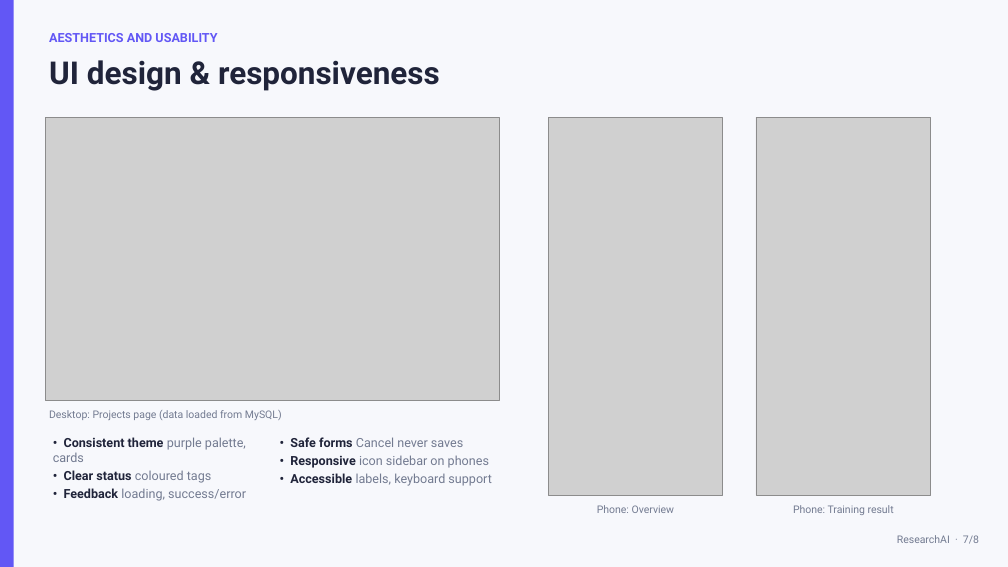
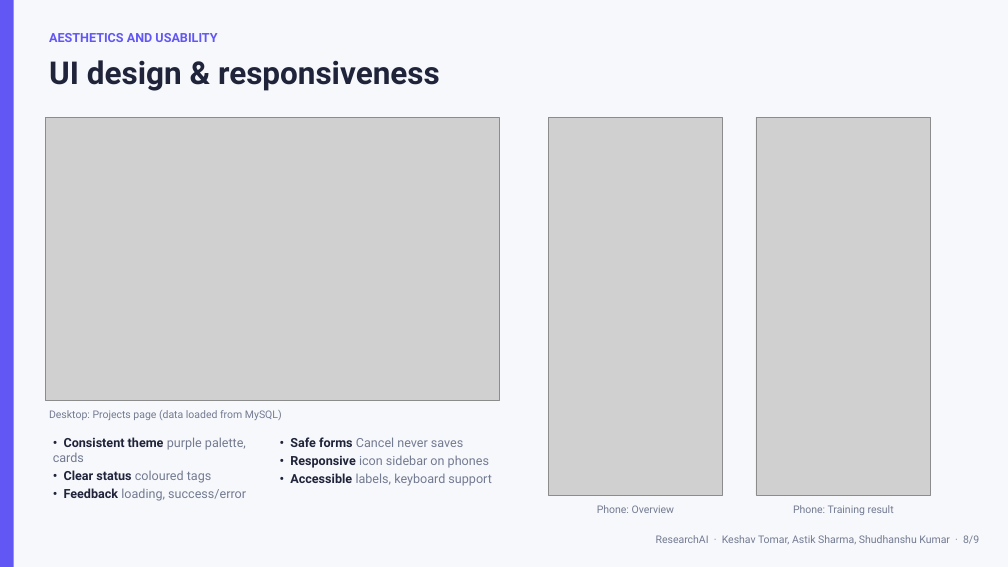
Before and after one commit to keshavtomar1606-gif/AI_Research_Plateform, a slide deck: slide 8 of docs/presentation/ResearchAI_Review1.pptx (slide 7 before the commit). Drawn at 1008x567 pixels with LibreOffice and Linux fonts; fonts in the diff are those of the drawing; grey boxes stand for pictures. Boxes give left, top, right and bottom in pixels: in the first picture for what was removed or moved away, otherwise in the second. Text is boxed around its words. In the diff, an @@ line names an element or a change of style, - is before the commit and + after.

```diff
--- a/docs/presentation/ResearchAI_Review1.pptx
+++ b/docs/presentation/ResearchAI_Review1.pptx
@@ text at [656,535,979,544]: text changed @@
-ResearchAI · 7/8
+ResearchAI · Keshav Tomar, Astik Sharma, Shudhanshu Kumar · 8/9
```
Also in this commit, not shown: 7 other slides changed, 1 slide added.
